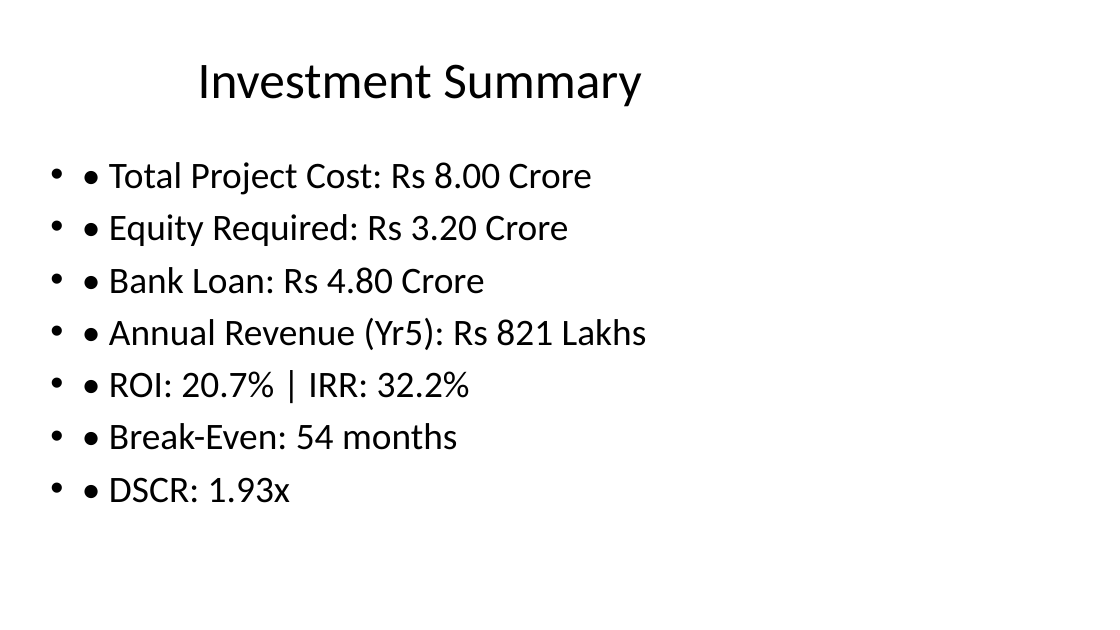
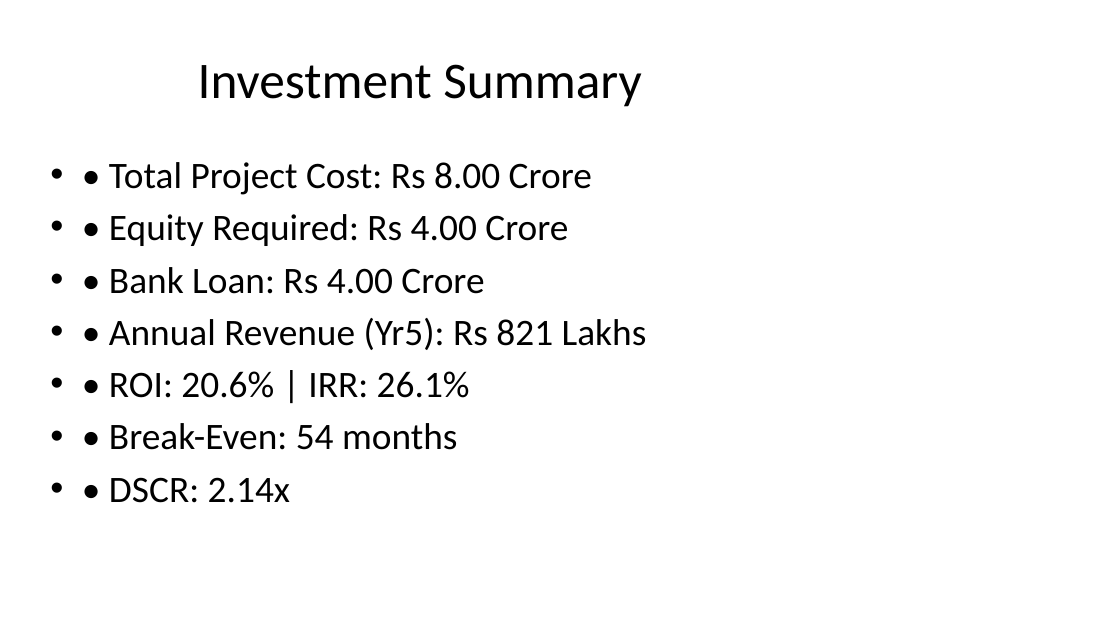
Before and after one commit to pacpltradingdesk-dotcom/bio-bitumen-consultant-portal, a slide deck: slide 3 of data/auto_synced/Investor_Pitch_20MT_Uttar_Pradesh.pptx. Drawn at 1120x630 pixels with LibreOffice and Linux fonts; fonts in the diff are those of the drawing. Boxes give left, top, right and bottom in pixels: in the first picture for what was removed or moved away, otherwise in the second. Text is boxed around its words. In the diff, an @@ line names an element or a change of style, - is before the commit and + after.

```diff
--- a/data/auto_synced/Investor_Pitch_20MT_Uttar_Pradesh.pptx
+++ b/data/auto_synced/Investor_Pitch_20MT_Uttar_Pradesh.pptx
@@ text at [109,214,568,294]: text changed @@
-• • Equity Required: Rs 3.20 Crore
-• • Bank Loan: Rs 4.80 Crore
+• • Equity Required: Rs 4.00 Crore
+• • Bank Loan: Rs 4.00 Crore
@@ text at [109,371,470,398]: text changed @@
-• • ROI: 20.7% | IRR: 32.2%
+• • ROI: 20.6% | IRR: 26.1%
@@ text at [109,477,290,503]: text changed @@
-• • DSCR: 1.93x
+• • DSCR: 2.14x
```
Also in this commit, not shown: 3 other slides changed, 17 other files.
